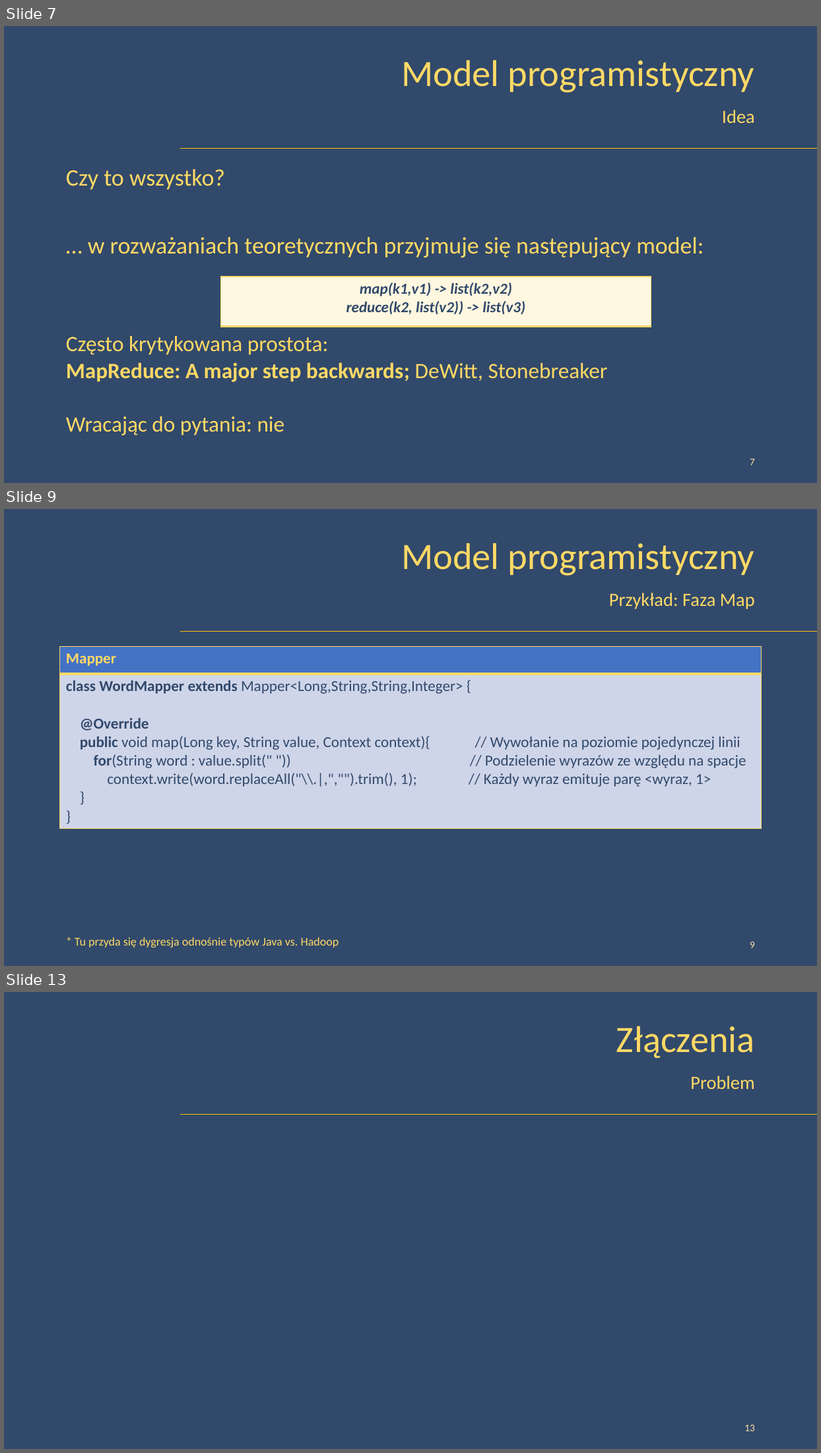
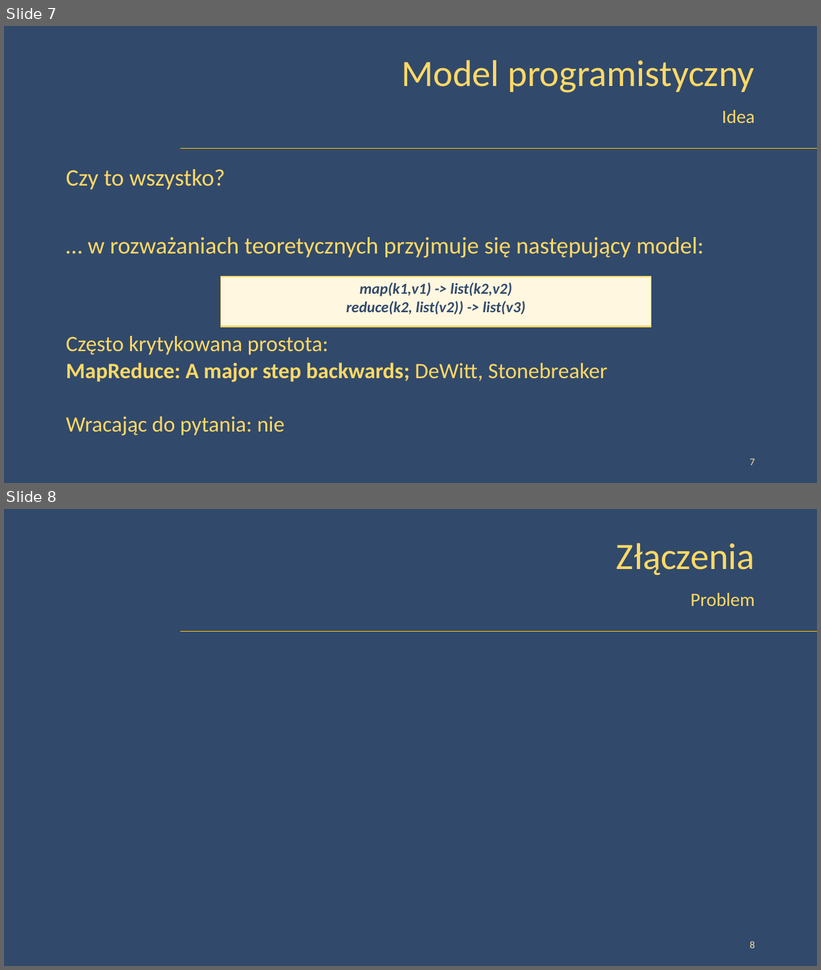
Before and after one commit to peczwy/DbConf2015, a slide deck: DbConf - Złączenia w modelu MapReduce - Lite.pptx. Shown one above the other, each under a label of ours: slides 7, 9 and 13 before the commit, slides 7 and 8 after it; the slides between them are not shown. The pictures are 821x1453 and 821x970 pixels, drawn with LibreOffice and Linux fonts; fonts in the diff are those of the drawing; grey boxes stand for pictures; background and template pictures are left out. Boxes give left, top, right and bottom in pixels: in the first picture for what was removed or moved away, otherwise in the second. Text is boxed around its words. In the diff, an @@ line names an element or a change of style, - is before the commit and + after.

```diff
--- a/DbConf - Złączenia w modelu MapReduce - Lite.pptx
+++ b/DbConf - Złączenia w modelu MapReduce - Lite.pptx
@@ slide 9 removed at (4,509,817,966), background picture (left out); not listed: 1 template element that a slide beside it also shows @@
@@ title removed at (401,543,754,576) @@
-Model programistyczny
@@ text removed at (609,593,755,609) @@
-Przykład: Faza Map
@@ table removed at (60,646,762,826), 2 rows, 1 columns @@
-Mapper
-class WordMapper extends Mapper<Long,String,String,Integer> { / @Override / public void map(Long key, String value, Context context){ // Wywołanie na poziomie pojedynczej linii / for(String word : value.split(" ")) // Podzielenie wyrazów ze względu na spacje / context.write(word.replaceAll("\\.|,","").trim(), 1); // Każdy wyraz emituje parę <wyraz, 1> / } / }
@@ text removed at (75,937,339,948) @@
-* Tu przyda się dygresja odnośnie typów Java vs. Hadoop
@@ page number removed at (750,942,755,949) @@
-9
@@ what was slide 13 is now slide 8 @@
@@ page number at (750,941,755,949): text changed @@
-13
+8
```
Also in this commit, not shown: 4 other slides removed, 3 other files.
